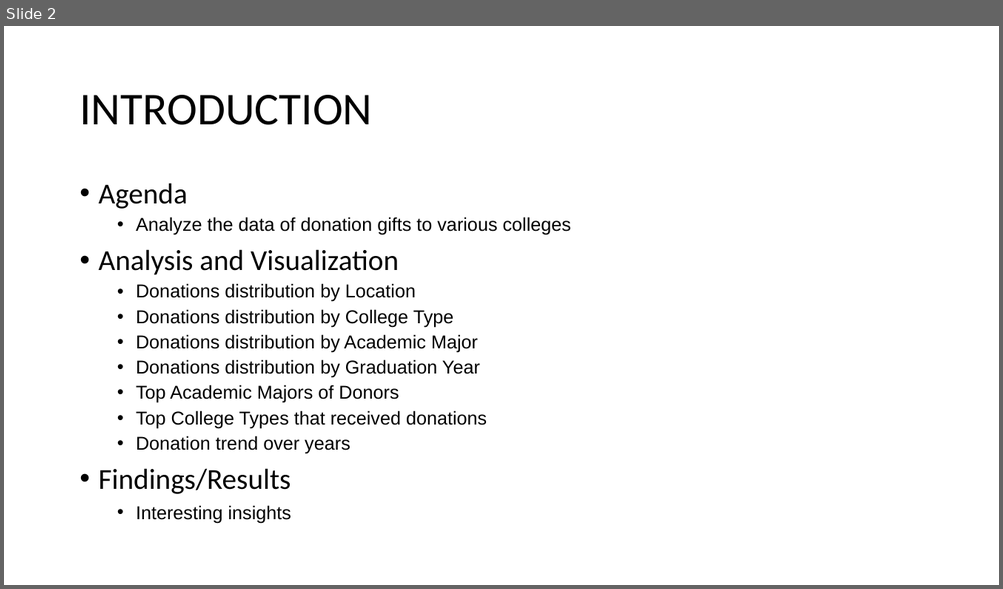
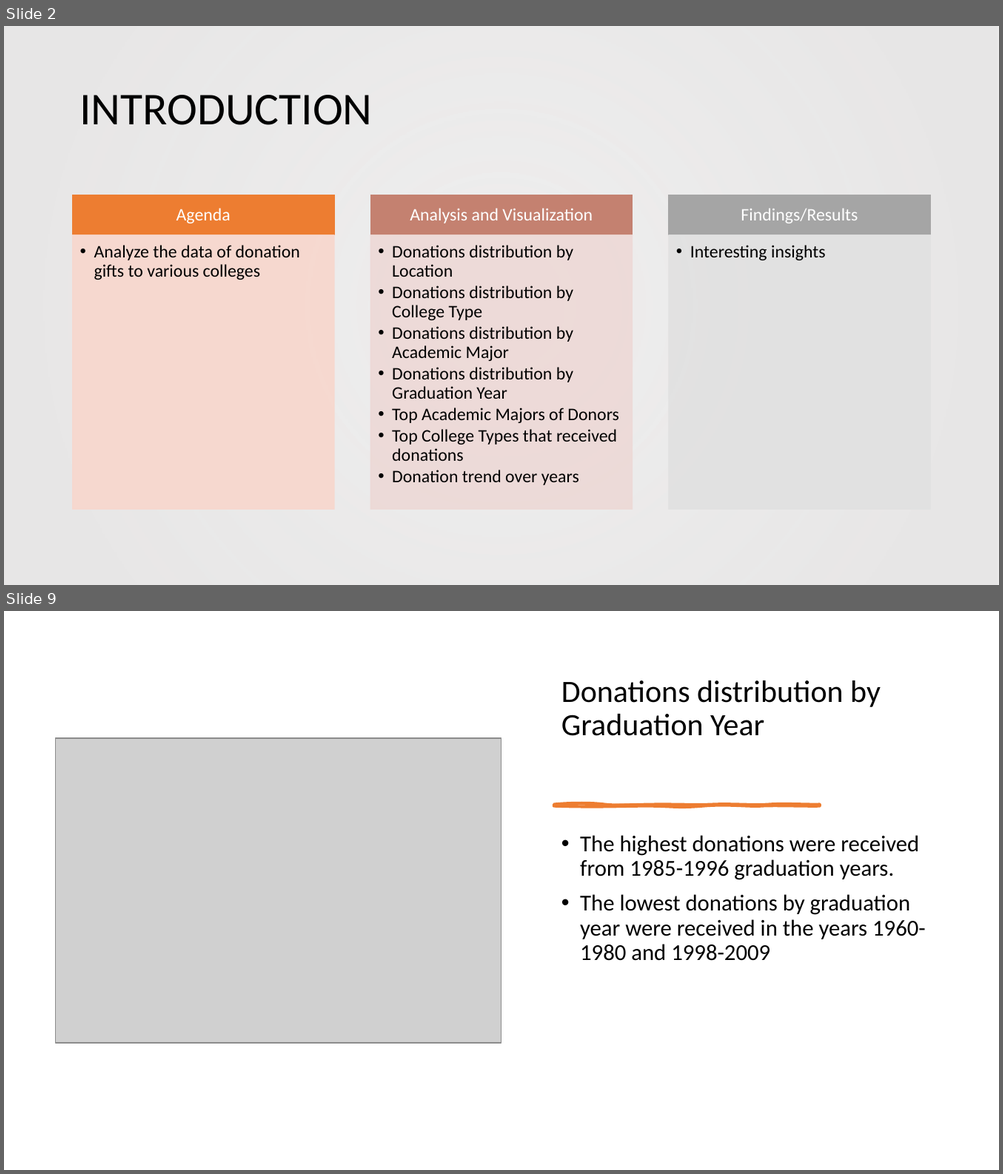
Before and after one commit to ShrutiMR/Data_Analysis_and_Reporting_of_College_Donations, a slide deck: College_Donations_Analysis_Report.pptx. Shown one above the other, each under a label of ours: slide 2 before the commit, slides 2 and 9 after it; the slides between them are not shown. The pictures are 1003x589 and 1003x1174 pixels, drawn with LibreOffice and Linux fonts; fonts in the diff are those of the drawing; grey boxes stand for pictures; background and template pictures are left out. Boxes give left, top, right and bottom in pixels: in the first picture for what was removed or moved away, otherwise in the second. Text is boxed around its words. In the diff, an @@ line names an element or a change of style, - is before the commit and + after.

```diff
--- a/College_Donations_Analysis_Report.pptx
+++ b/College_Donations_Analysis_Report.pptx
@@ slide 9 added at <box>4,611,999,1170</box>, background #FFFFFF @@
@@ title added at <box>561,681,880,736</box>, 30 pt, text #000000 @@
+Donations distribution by Graduation Year
@@ picture added at <box>56,738,501,1044</box> @@
@@ freeform shape added at <box>554,805,819,806</box>, fill #ED7D31, outline #ED7D31 3 pt @@
@@ text added at <box>580,835,925,961</box>, 22 pt, text #000000 @@
+• The highest donations were received from 1985-1996 graduation years.
+• The lowest donations by graduation year were received in the years 1960-1980 and 1998-2009
@@ slide 2 changed as well @@
@@ rectangle added at <box>4,26,999,585</box>, fill gradient #E7E6E6 @@
@@ text at <box>99,183,571,275</box>: paragraphs removed @@
-• Agenda
-  • Analyze the data of donation gifts to various colleges
-• Analysis and Visualization
@@ text "Donations distribution by Location": place and size @@
-text "Donations distribution by Location" at <box>99,183,571,523</box>
+text "Donations distribution by Location" at <box>392,245,619,486</box>
@@ text "Donations distribution by Location" at <box>392,245,619,486</box>: size 18 to 17 pt, font Arial to Calibri; indent changed; less space between paragraphs @@
@@ group added at <box>73,195,930,509</box>: 6 rectangles, 5 texts @@
+Agenda
+  • Analyze the data of donation gifts to various colleges
+Analysis and Visualization
+Findings/Results
+  • Interesting insights
@@ text at <box>99,469,291,523</box>: paragraphs removed @@
-• Findings/Results
-  • Interesting insights
```
Also in this commit, not shown: 3 other slides changed, 8 other slides added, 7 slides removed.
